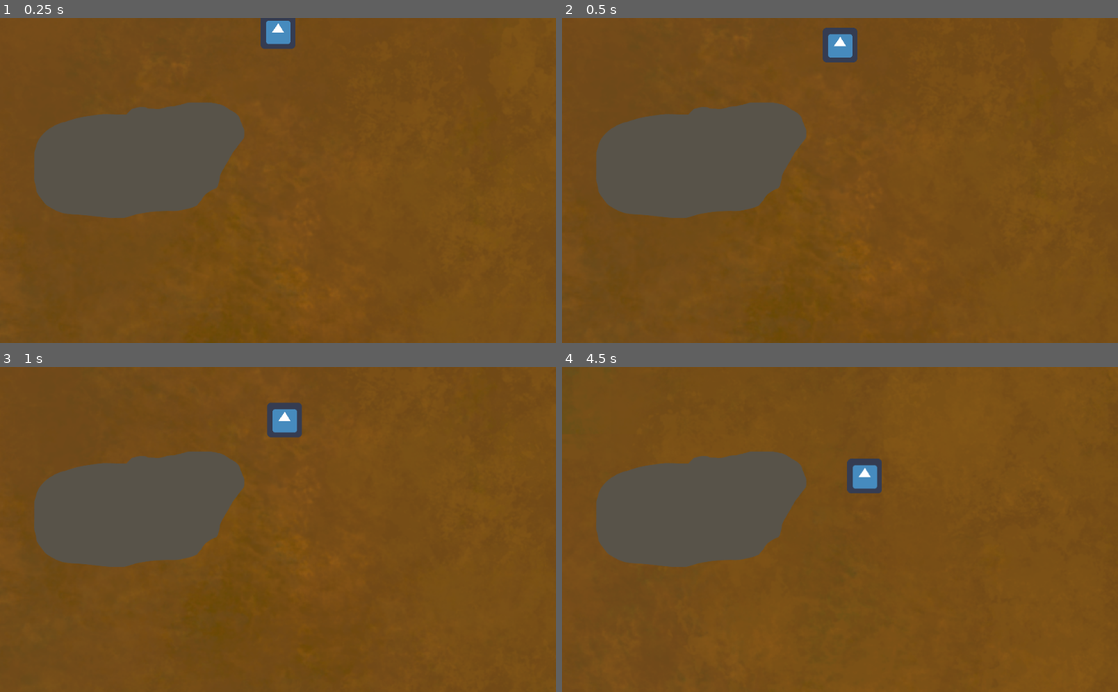
Above: before the commit, frames 1-4 (two rows, left to right).
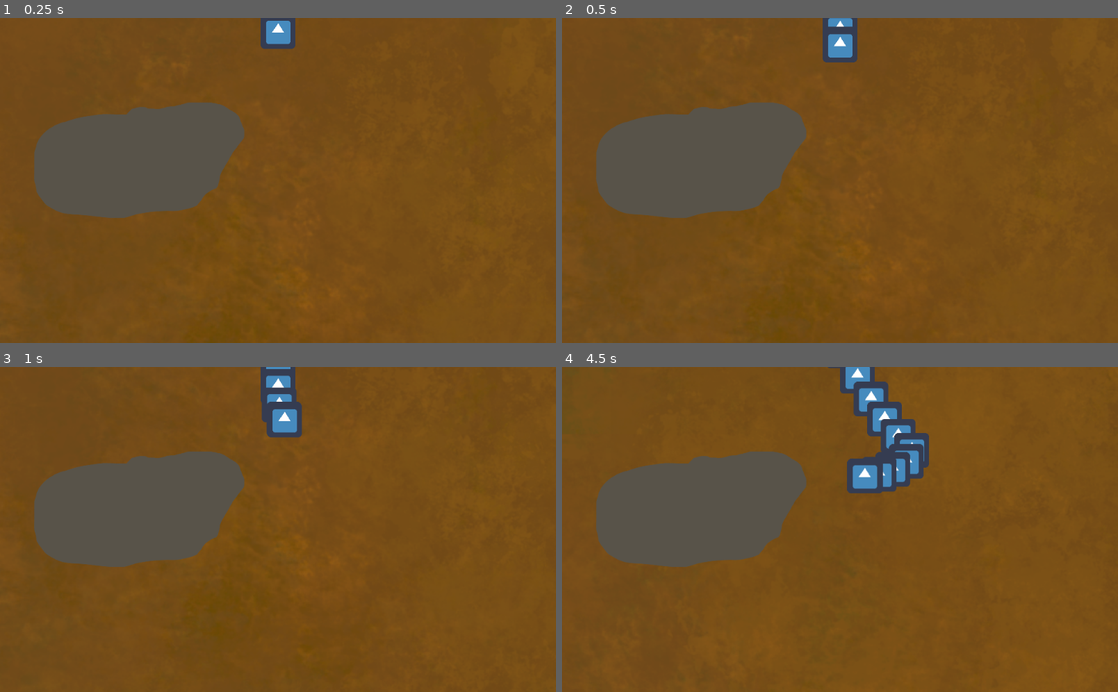
Above: after the commit, the same moments.

Repository: Lycentzia/I-am-Root
Game: Godot game, scene res://scenes/mainScreen.tscn
Two runs of this game, one before a commit and one after it. Both use one fixed random seed, a clock stepped at 60 frames per second and the inputs below. The engine's default icon, where the game draws it, is replaced by a stand-in: a white triangle on a blue panel in a dark square.
Inputs:
- Up to frame 1 (0.25 s): no input
- Up to frame 2 (0.5 s): no input
- Up to frame 3 (1 s): hold Right (move_right) from 0.53 s (still down)
- Up to frame 4 (4.5 s): release Right (move_right) at 1.28 s; hold Left (move_left) 1.28-2.03 s; hold Right (move_right) 2.03-3.53 s; hold Left (move_left) from 3.53 s (still down)

Frame 1 is identical in both runs. In frame 2, 0.2% of the frame differs, in the area x 46-54%, y 0-4%; in frame 3, 0.8%; in frame 4, 3.0%, in the area x 47-66%, y 0-39%.

Commit message:
spawn root body parts

Diff:
--- /dev/null
+++ b/scenes/RootBody.gd
@@ -0,0 +1,4 @@
+extends RigidBody2D
+
+func _on_VisibilityNotifier2D_screen_exited():
+	queue_free()
--- /dev/null
+++ b/scenes/RootBody.tscn
@@ -0,0 +1,26 @@
+[gd_scene load_steps=4 format=2]
+
+[ext_resource path="res://icon.png" type="Texture" id=1]
+[ext_resource path="res://scenes/RootBody.gd" type="Script" id=2]
+
+[sub_resource type="SpriteFrames" id=1]
+animations = [ {
+"frames": [ ExtResource( 1 ) ],
+"loop": true,
+"name": "default",
+"speed": 5.0
+} ]
+
+[node name="RootBody" type="RigidBody2D" groups=["root_body"]]
+gravity_scale = -1.0
+script = ExtResource( 2 )
+__meta__ = {
+"_edit_group_": true
+}
+
+[node name="AnimatedSprite" type="AnimatedSprite" parent="."]
+frames = SubResource( 1 )
+
+[node name="VisibilityNotifier2D" type="VisibilityNotifier2D" parent="."]
+
+[connection signal="screen_exited" from="VisibilityNotifier2D" to="." method="_on_VisibilityNotifier2D_screen_exited"]
--- /dev/null
+++ b/scenes/mainScreen.gd
@@ -0,0 +1,16 @@
+extends Node2D
+
+export(PackedScene) var root_body_scene
+
+func _ready():
+	get_tree().call_group("root_body", "queue_free")
+
+func _on_RootBodyTimer_timeout():
+	var tipPosition = get_node("TipOfRoot").position
+	var bodyPart = root_body_scene.instance()
+	bodyPart.position = tipPosition
+	# XXX linear_velocity does not work properly,
+	# animation is created with negative gravity on the body parts
+	bodyPart.linear_velocity = Vector2(0.0,-1.0)
+
+	add_child(bodyPart)
--- a/scenes/mainScreen.tscn
+++ b/scenes/mainScreen.tscn
@@ -1,12 +1,17 @@
-[gd_scene load_steps=4 format=2]
+[gd_scene load_steps=6 format=2]
 
 [ext_resource path="res://scenes/TipOfRoot.tscn" type="PackedScene" id=1]
 [ext_resource path="res://scenes/Background.tscn" type="PackedScene" id=2]
 [ext_resource path="res://ObjectPool.gd" type="Script" id=3]
+[ext_resource path="res://scenes/mainScreen.gd" type="Script" id=4]
+[ext_resource path="res://scenes/RootBody.tscn" type="PackedScene" id=5]
 
-[node name="Node2D" type="Node2D"]
+[node name="Main" type="Node2D"]
+script = ExtResource( 4 )
+root_body_scene = ExtResource( 5 )
 
 [node name="TipOfRoot" parent="." instance=ExtResource( 1 )]
+z_index = 99
 
 [node name="Background" parent="." instance=ExtResource( 2 )]
 
@@ -14,3 +19,9 @@
 position = Vector2( 163, 118 )
 script = ExtResource( 3 )
 g_path = "res://scenes/obstacle/"
+
+[node name="RootBodyTimer" type="Timer" parent="."]
+wait_time = 0.25
+autostart = true
+
+[connection signal="timeout" from="RootBodyTimer" to="." method="_on_RootBodyTimer_timeout"]
